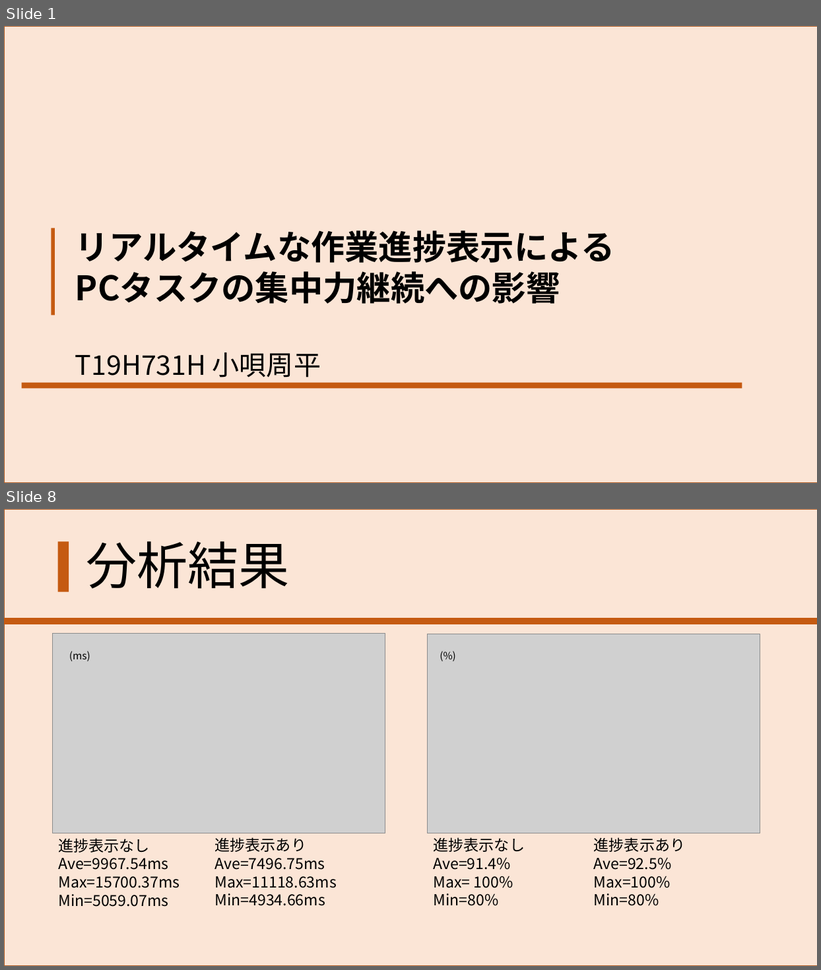
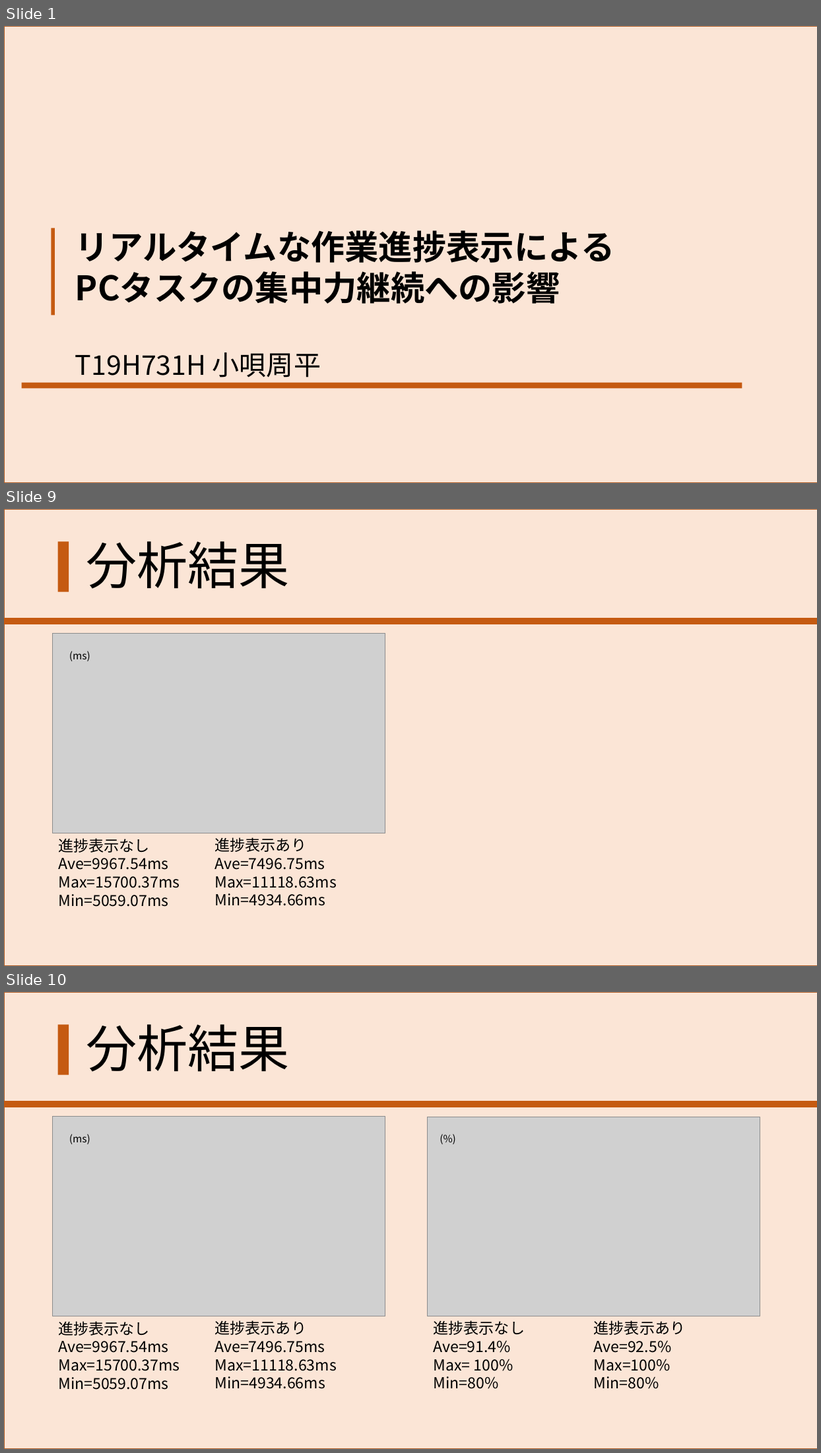
Before and after one commit to Shuhei-pp/graduation_thesis, a slide deck: 発表_p/20221212_発表.pptx. Shown one above the other, each under a label of ours: slides 1 and 8 before the commit, slides 1, 9 and 10 after it; the slides between them are not shown. The pictures are 821x970 and 821x1453 pixels, drawn with LibreOffice and Linux fonts; fonts in the diff are those of the drawing; grey boxes stand for pictures. Boxes give left, top, right and bottom in pixels: in the first picture for what was removed or moved away, otherwise in the second. Text is boxed around its words. In the diff, an @@ line names an element or a change of style, - is before the commit and + after.

```diff
--- a/発表_p/20221212_発表.pptx
+++ b/発表_p/20221212_発表.pptx
@@ slide 9 added at <box>4,509,817,966</box>, background #FFFFFF @@
@@ rectangle added at <box>4,509,817,966</box>, fill #FBE5D6, outline #AF5C24 1 pt @@
@@ rectangle added at <box>57,542,69,593</box>, fill #C55A11 @@
@@ text added at <box>86,541,289,589</box>, 60 pt, text #000000 @@
+分析結果
@@ rectangle added at <box>4,618,817,625</box>, fill #C55A11 @@
@@ picture added at <box>52,634,385,834</box> @@
@@ text added at <box>69,651,90,661</box>, 12 pt, text #000000 @@
+(ms)
@@ text added at <box>58,838,180,907</box>, 18 pt, text #000000 @@
+進捗表示なし
+Ave=9967.54ms
+Max=15700.37ms
+Min=5059.07ms
@@ text added at <box>215,838,337,906</box>, 18 pt, text #000000 @@
+進捗表示あり
+Ave=7496.75ms
+Max=11118.63ms
+Min=4934.66ms
@@ what was slide 8 is now slide 10 @@
```
Also in this commit, not shown: 2 slides changed, 1 other slide added, 3 other files.
